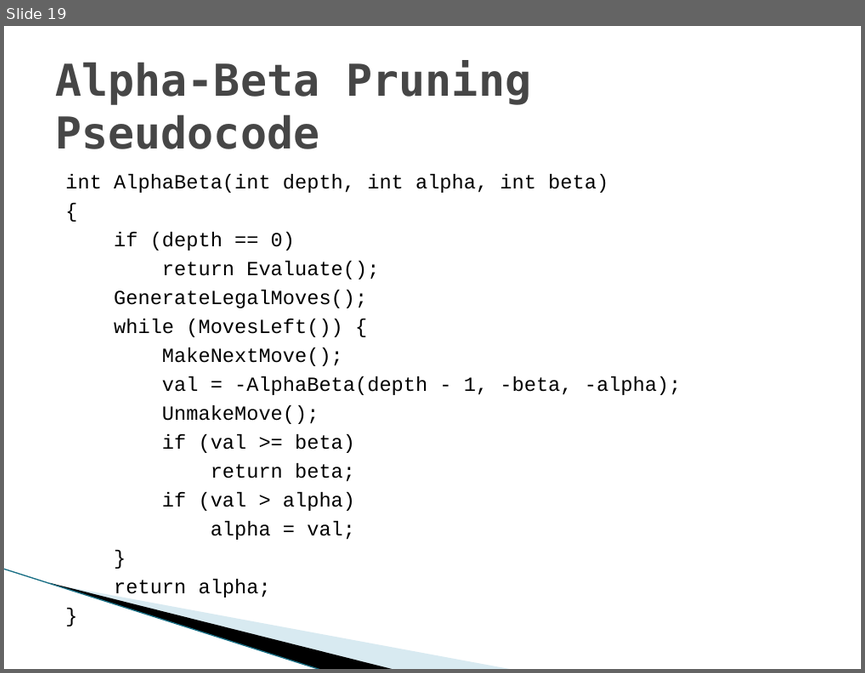
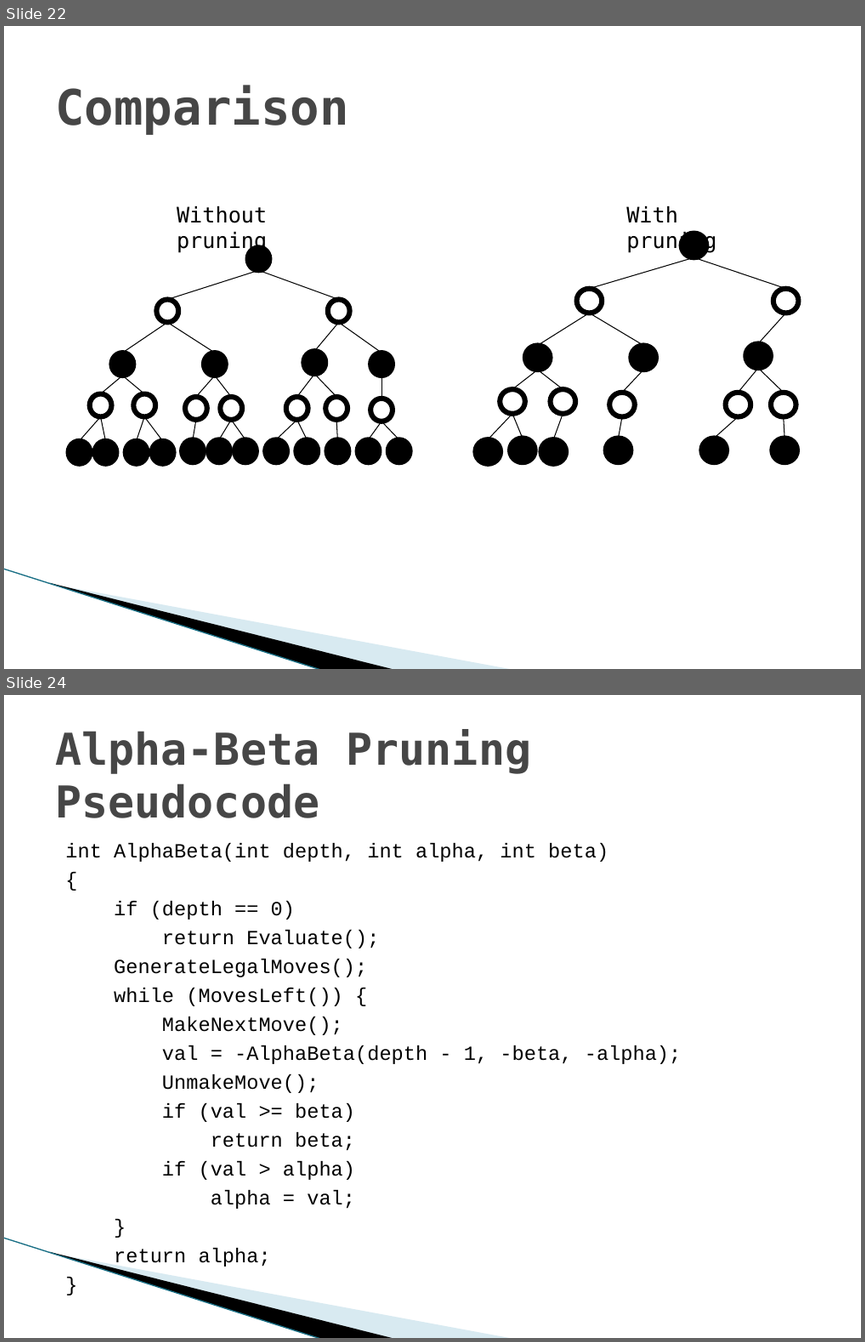
Before and after one commit to TadCordle/Senior-Project, a slide deck: Game Theory and Artificial Intelligence Design.pptx. Shown one above the other, each under a label of ours: slide 19 before the commit, slides 22 and 24 after it; the slides between them are not shown. The pictures are 865x673 and 865x1342 pixels, drawn with LibreOffice and Linux fonts; fonts in the diff are those of the drawing; background and template pictures are left out. Boxes give left, top, right and bottom in pixels: in the first picture for what was removed or moved away, otherwise in the second. Text is boxed around its words. In the diff, an @@ line names an element or a change of style, - is before the commit and + after.

```diff
--- a/Game Theory and Artificial Intelligence Design.pptx
+++ b/Game Theory and Artificial Intelligence Design.pptx
@@ slide 22 added at [4, 26, 861, 669], background #FFFFFF; not listed: 3 template elements that a slide beside it also shows @@
@@ title added at [55, 85, 348, 135], 41 pt, text #464646, bold @@
+Comparison
@@ text added at [177, 206, 267, 254], 18 pt, text #000000 @@
+Without pruning
@@ text added at [626, 206, 716, 254], 18 pt, text #000000 @@
+With pruning
@@ group added at [69, 247, 410, 464]: 26 ellipses, 25 lines @@
@@ group added at [475, 233, 798, 463]: 17 ellipses, 16 lines @@
@@ what was slide 19 is now slide 24 @@
```
Also in this commit, not shown: 2 slides changed, 4 other slides added.
